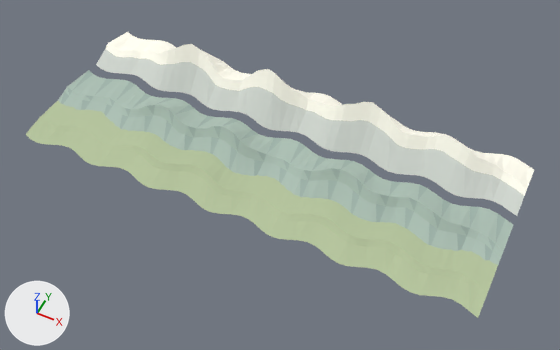
Before and after pictures for a commit that changed the Blender file blender/painted-hills.blend.
One viewpoint serves both versions: a camera (50 mm lens) standing at (214.0, -258.0, 489.0) and looking at (19.0, 132.0, 1.0). Lighting does not change. The marker at lower left points along +X, +Y and +Z. The older version comes first.

In view in the first picture: 'SM_NorthernRidge_0', 'SM_NorthernRidge_1', 'SM_NorthernRidge_2'.
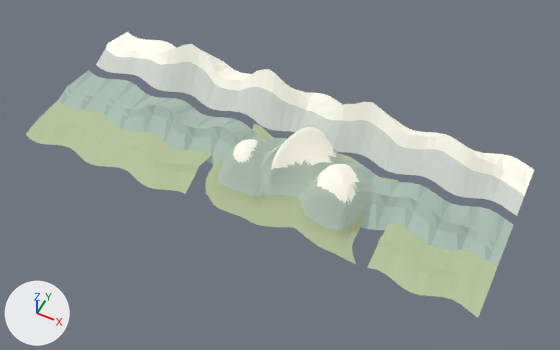
Where the change shows, as pixel boxes (x1, y1, x2, y2) in the pictures (560 x 350 px):
'SM_LakesideAlps', added: after (205, 124, 398, 264)
    faces in mat_mat_paper_alpinerock (grey #9ba99d, glowing grey #9ba99d): (217, 139, 375, 231)
    faces in mat_mat_paper_alpinemeadow (greyish green #96a180): (205, 124, 398, 264)
    faces in mat_mat_paper_snow (white #e6e4d7, glowing white #e6e4d7): (233, 127, 360, 207)
part 1 of me_geo_northernridge_2, deleted: before (185, 155, 390, 268)

What changed in the scene script:
```text
Add mat_mat_paper_alpinerock:
    mat_mat_paper_alpinerock = principled_material('MAT_Paper_AlpineRock')
    mat_mat_paper_alpinerock.base_color = (0.328, 0.397, 0.337)  # grey #9ba99d
    mat_mat_paper_alpinerock.roughness = 1.0
    mat_mat_paper_alpinerock.emission_color = (0.328, 0.397, 0.337)  # grey #9ba99d
    mat_mat_paper_alpinerock.emission_strength = 0.4
Add mat_mat_paper_alpinemeadow:
    mat_mat_paper_alpinemeadow = principled_material('MAT_Paper_AlpineMeadow')
    mat_mat_paper_alpinemeadow.base_color = (0.305, 0.356, 0.216)  # greyish green #96a180
    mat_mat_paper_alpinemeadow.roughness = 1.0
    mat_mat_paper_alpinemeadow.emission_color = (0.305, 0.356, 0.216)  # greyish green #96a180
    mat_mat_paper_alpinemeadow.emission_strength = 0.4
Change me_geo_northernridge_2:
    used by ob_sm_northernridge_2; location = (0.0, 0.0, 0.0)
    remove me_geo_northernridge_2.from_pydata(...)  # 228 vertices, 336 faces; spans x -205.0..209.0, y 72.0..135.0, z 0.0..10.0
    add me_geo_northernridge_2.from_pydata(...)  # 228 vertices, 204 faces; spans x -205.0..209.0, y 72.0..135.0, z 0.0..10.0
    me_geo_northernridge_2 part 1
    132 faces are deleted
Add me_geo_lakesidealps:
    me_geo_lakesidealps.from_pydata(...)  # 4815 vertices, 9328 faces; spans x -39.0..118.0, y 77.0..179.0, z 0.0..55.0
    # faces by material slot: [1553, 4212, 3563]
    me_geo_lakesidealps.materials.append(mat_mat_paper_snow)  # white #e6e4d7, glowing white #e6e4d7
    me_geo_lakesidealps.materials.append(mat_mat_paper_alpinerock)  # grey #9ba99d, glowing grey #9ba99d
    me_geo_lakesidealps.materials.append(mat_mat_paper_alpinemeadow)  # greyish green #96a180
Add ob_sm_lakesidealps:
    ob_sm_lakesidealps = bpy.data.objects.new('SM_LakesideAlps', me_geo_lakesidealps)
    ob_sm_lakesidealps.location = (0.0, 0.0, 0.0)
```
